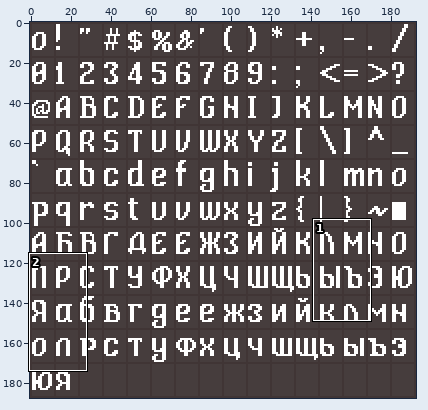
Two states of a pixel-art file, Assets/Graphics/Fonts/Main Font/Main Font.aseprite. Above, an overview of the earlier version with the close-up marked.
Close-up. The starting point:
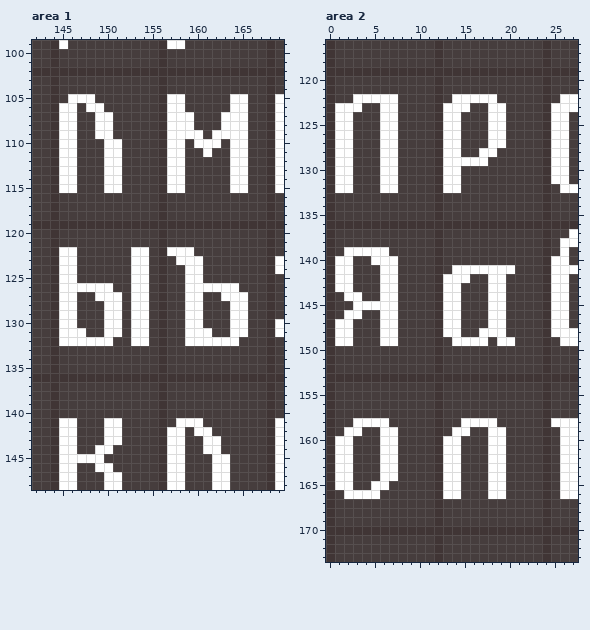
193x188 pixels, 1 frame. Colours within 5 levels of each other are drawn and written as one. Shown: area 1: x 142..169, y 99..148; area 2: x 0..27, y 116..173.
Once edited:
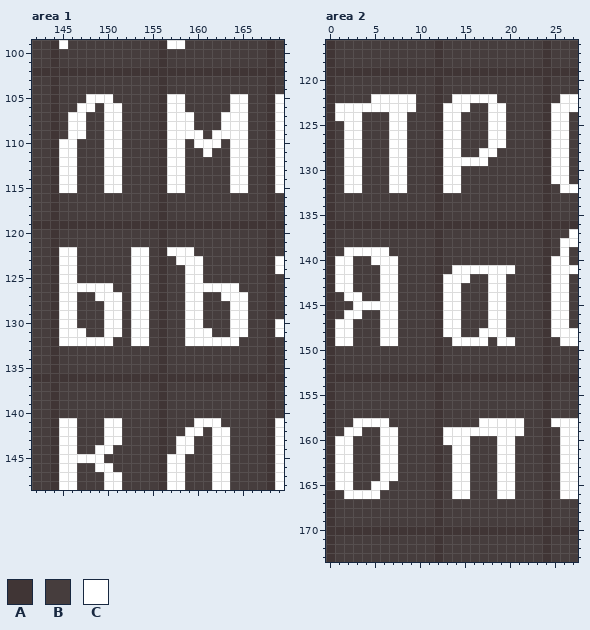
Palette (. is transparent): A #403535  B #463d3d  C #ffffff
Diff:
Changed rows in their new state; - is an unchanged pixel.
Area 1, layer "Layer 3":
first column x 145:
105 -BB-CC-
106 BBC-BCC
107 B-C-B-C
108 B-C-B-C
109 B-C-B-C
first column x 157:
141 -BB-CC-
142 BBC-BCC
143 B-C-B-C
144 B-C-B-C
Area 2, layer "Layer 3":
first column x 1:
122 --BB---CC
123 ---CC--CC
124 --C--B-C-
125 B-C--B-C-
126 B-C--B-C-
127 B-C--B-C-
128 B-C--B-C-
129 B-C--B-C-
130 B-C--B-C-
131 B-C--B-C-
132 B-C--B-C-
first column x 13:
158 --BB--CCC
159 C--CC--CC
160 --C--B-C-
161 B-C--B-C-
162 B-C--B-C-
163 B-C--B-C-
164 B-C--B-C-
165 B-C--B-C-
166 B-C--B-C-
